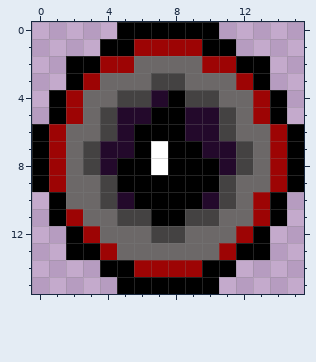
One commit to this pixel-art sprite: images/nearest_interp/map/resource1Icon.png. The first picture shows the starting point.
The file is 64x64 pixels, drawn in blocks of 4x4; one block is one cell here.
New version:
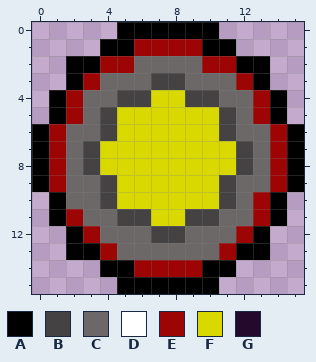
Palette (. is transparent): A #000000  B #444242  C #6c6868  D #ffffff  E #9d0404  F #d9d900  G #23092b
From the commit log: Updated placeholder resource icons
The edit:
Colour A becomes colour F in row 4 at x 8; in row 5 at x 7 to 8; in row 6 at x 6 to 8; in row 7 at x 6 and 8 to 9; in row 8 at x 5 to 6 and 8 to 10; in row 9 at x 5 to 10.
Colour A becomes colour F in row 10 at x 6 to 9; in row 11 at x 7 to 8.
Colour D becomes colour F in rows 7 to 8 at x 7.
Colour G becomes colour F in row 4 at x 7; in row 5 at x 5 to 6 and 9 to 10; in row 6 at x 5 and 9 to 10; in row 7 at x 4 to 5 and 10 to 11; in row 8 at x 4 and 11; in row 10 at x 5 and 10.
Pixel boxes of the changes (left, top, right, bottom) in both pictures:
changed: (100, 90, 236, 226)
